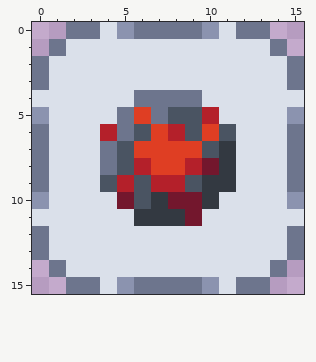
Pixel-art sprite, stored at images/purposes/earth/detonate.png. This is how it looked before the edit.
The file is 128x128 pixels, drawn in blocks of 8x8; one block is one cell here.
The same view after the edit:
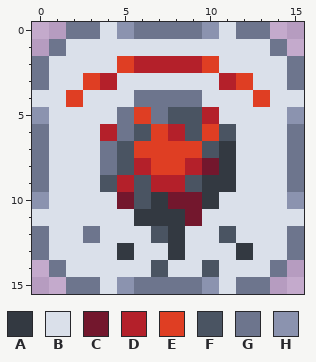
Palette (. is transparent): A #333941  B #dae0ea  C #73172d  D #b4202a  E #df3e23  F #4a5462  G #6d758d  H #8b93af
The exact change:
@@ x 0..15 @@
  1 .GBBBBBBBBBBBBG.
- 2 GBBBBBBBBBBBBBBG
- 3 GBBBBBBBBBBBBBBG
- 4 BBBBBBGGGGBBBBBB
+ 2 GBBBBEDDDDEBBBBG
+ 3 GBBEDBBBBBBDEBBG
+ 4 BBEBBBGGGGBBBEBB
  5 HBBBBGEGFFDBBBBH
@@ x 0..15 @@
 11 BBBBBBAAACBBBBBB
-12 GBBBBBBBBBBBBBBG
-13 GBBBBBBBBBBBBBBG
-14 .GBBBBBBBBBBBBG.
+12 GBBGBBBFABBFBBBG
+13 GBBBBABBABBBABBG
+14 .GBBBBBFBBFBBBG.
 15 ..GGBHGGGGHBGG..
Where, in picture pixels (left, top, right, bottom), the same in both pictures:
changed: (66, 56, 270, 107)
changed: (83, 226, 253, 277)
